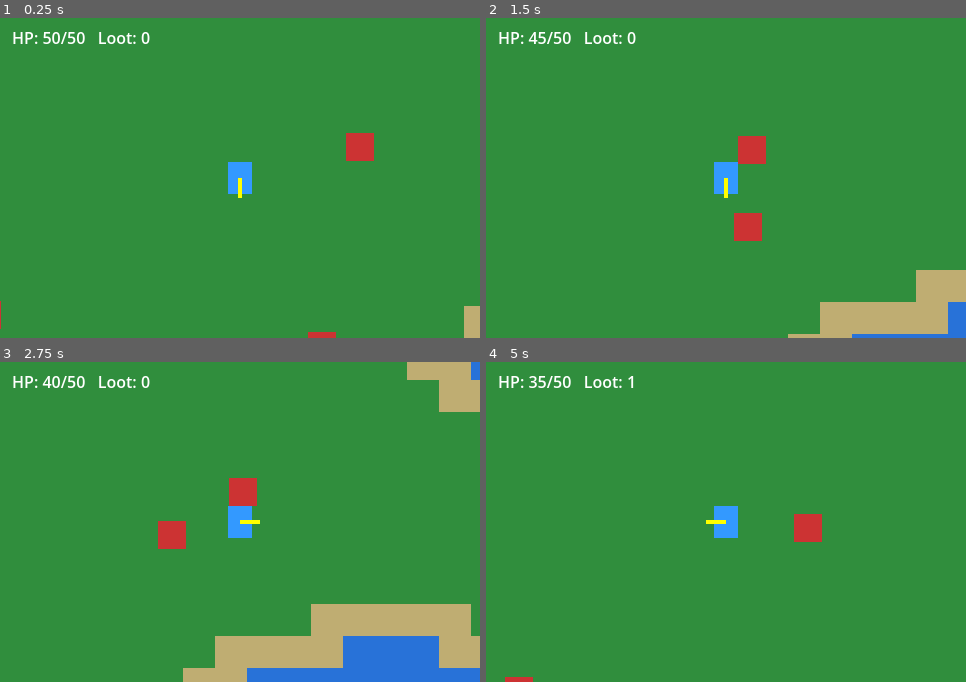
Above: before the commit, frames 1-4 (two rows, left to right).
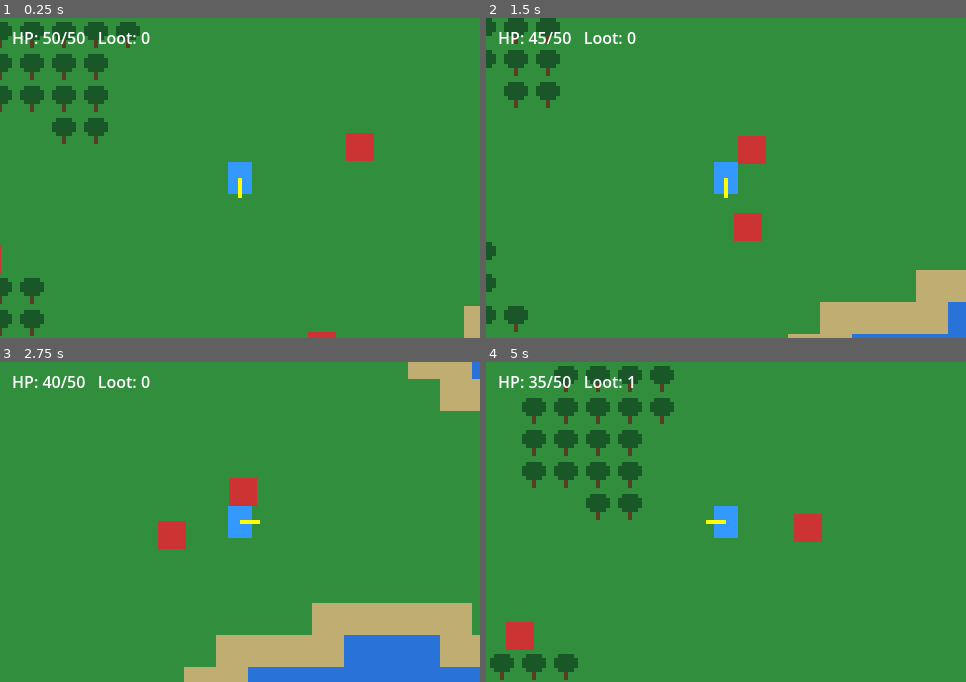
Above: after the commit, the same moments.

Repository: MysteriousSeal/ProjectInfinite
Game: Godot game, scene res://scenes/Main.tscn
Two runs of this game, one before a commit and one after it. Both use one fixed random seed, a clock stepped at 60 frames per second and the inputs below.
Inputs (mouse positions are in pixels of both pictures, inside the frame that each line leads up to):
- Up to frame 1 (0.25 s): no input
- Up to frame 2 (1.5 s): move the mouse to (831, 162) at 0.52 s; hold D 0.53-1.28 s; click (831, 162) at 0.67 s; tap Space at 0.77 s; move the mouse to (630, 194) at 1.27 s; hold S from 1.28 s (still down)
- Up to frame 3 (2.75 s): tap Space at 1.52 s; move the mouse to (288, 451) at 2.02 s; release S at 2.03 s; hold D from 2.03 s (still down)
- Up to frame 4 (5 s): move the mouse to (702, 586) at 2.77 s; release D at 2.78 s; hold W 2.78-3.53 s; click (702, 586) at 2.92 s; tap Space at 3.02, 3.77, 4.52 s; move the mouse to (870, 570) at 3.52 s; hold A from 3.53 s (still down); move the mouse to (582, 474) at 4.27 s

The runs differ from the first frame. In frame 1, 4.2% of the frame differs, in the area x 0-30%, y 1-100%; in frame 2, 2.3%; in frame 3, 0.6%; in frame 4, 6.2%, in the area x 0-40%, y 1-100%.

Commit message:
Add solid tree tiles and noise-driven forests
Trees are a fourth tile drawn procedurally (canopy plus trunk) and are
solid like water. Forests come from a low-frequency noise mass with a
coarser second noise punching clearings so they never form an
impassable wall, and trees are kept off the sand shoreline. A tree also
needs an orthogonal neighbour tree to survive, which stops lone trees
speckling the open grass.

Diff:
--- a/scripts/ChunkManager.gd
+++ b/scripts/ChunkManager.gd
@@ -8,6 +8,19 @@
 const GRASS_TILE := 0
 const WATER_TILE := 1
 const SAND_TILE := 2
+const TREE_TILE := 3
+
+const GRASS_COLOR := Color(0.19, 0.56, 0.24)
+const WATER_COLOR := Color(0.16, 0.45, 0.85)
+const SAND_COLOR := Color(0.75, 0.68, 0.45)
+const CANOPY_COLOR := Color(0.10, 0.34, 0.16)
+const TRUNK_COLOR := Color(0.35, 0.24, 0.13)
+
+# Forests are broad noise masses; a second, finer noise punches clearings
+# through them so a forest never becomes an impassable wall of trees.
+const FOREST_LEVEL := 0.25
+const CLEARING_LEVEL := -0.15
+const CLEARING_FREQUENCY := 0.08
 
 # One lake candidate per region. Centers are kept far enough from the region
 # edge that a lake always fits inside it, so lakes never merge into rivers.
@@ -17,7 +30,7 @@
 const LAKE_RADIUS_MAX := 7.0
 const SHORE_WOBBLE := 1.5
 
-# Keeps the player's spawn area walkable so a random seed can't trap them in water.
+# Keeps the player's spawn area walkable so a random seed can't trap them at spawn.
 const SPAWN_CLEARANCE := 2
 
 @onready var tilemap: TileMap = $TileMap
@@ -26,19 +39,26 @@
 var loaded_chunks: Dictionary = {}
 var lakes: Dictionary = {}
 var noise := FastNoiseLite.new()
+var forest_noise := FastNoiseLite.new()
+var clearing_noise := FastNoiseLite.new()
 var world_seed := 0
 
 func _ready() -> void:
 	world_seed = randi()
 	noise.seed = world_seed
 	noise.frequency = 0.2
+	forest_noise.seed = world_seed + 1
+	forest_noise.frequency = 0.04
+	clearing_noise.seed = world_seed + 2
+	clearing_noise.frequency = CLEARING_FREQUENCY
 	_build_tileset()
 
 func _build_tileset() -> void:
-	var colors := [Color(0.19, 0.56, 0.24), Color(0.16, 0.45, 0.85), Color(0.75, 0.68, 0.45)]
+	var colors := [GRASS_COLOR, WATER_COLOR, SAND_COLOR, GRASS_COLOR]
 	var img := Image.create_empty(TILE_PX * colors.size(), TILE_PX, false, Image.FORMAT_RGBA8)
 	for i in colors.size():
 		img.fill_rect(Rect2i(i * TILE_PX, 0, TILE_PX, TILE_PX), colors[i])
+	_draw_tree(img, TREE_TILE)
 	var atlas := TileSetAtlasSource.new()
 	atlas.texture = ImageTexture.create_from_image(img)
 	atlas.texture_region_size = Vector2i(TILE_PX, TILE_PX)
@@ -50,7 +70,14 @@
 	tileset.set_physics_layer_collision_layer(0, WORLD_COLLISION_LAYER)
 	tileset.add_source(atlas, 0)
 	_make_tile_solid(atlas, WATER_TILE)
+	_make_tile_solid(atlas, TREE_TILE)
 	tilemap.tile_set = tileset
+
+func _draw_tree(img: Image, tile_id: int) -> void:
+	var ox := tile_id * TILE_PX
+	img.fill_rect(Rect2i(ox + 7, 10, 2, 5), TRUNK_COLOR)
+	img.fill_rect(Rect2i(ox + 4, 2, 8, 9), CANOPY_COLOR)
+	img.fill_rect(Rect2i(ox + 2, 4, 12, 5), CANOPY_COLOR)
 
 func _make_tile_solid(atlas: TileSetAtlasSource, tile_id: int) -> void:
 	var half := TILE_PX / 2.0
@@ -97,7 +124,24 @@
 		for ox in range(-1, 2):
 			if _is_water(wx + ox, wy + oy):
 				return SAND_TILE
+	if _is_forest(wx, wy):
+		return TREE_TILE
 	return GRASS_TILE
+
+# A lone tree in open grass reads as debris rather than woodland, so a tile
+# only keeps its tree if it has at least one orthogonal neighbour tree.
+func _is_forest(wx: int, wy: int) -> bool:
+	if not _is_forest_candidate(wx, wy):
+		return false
+	return (_is_forest_candidate(wx - 1, wy) or _is_forest_candidate(wx + 1, wy)
+		or _is_forest_candidate(wx, wy - 1) or _is_forest_candidate(wx, wy + 1))
+
+func _is_forest_candidate(wx: int, wy: int) -> bool:
+	if absi(wx) <= SPAWN_CLEARANCE and absi(wy) <= SPAWN_CLEARANCE:
+		return false
+	if forest_noise.get_noise_2d(wx, wy) < FOREST_LEVEL:
+		return false
+	return clearing_noise.get_noise_2d(wx, wy) > CLEARING_LEVEL
 
 func _is_water(wx: int, wy: int) -> bool:
 	if absi(wx) <= SPAWN_CLEARANCE and absi(wy) <= SPAWN_CLEARANCE:
